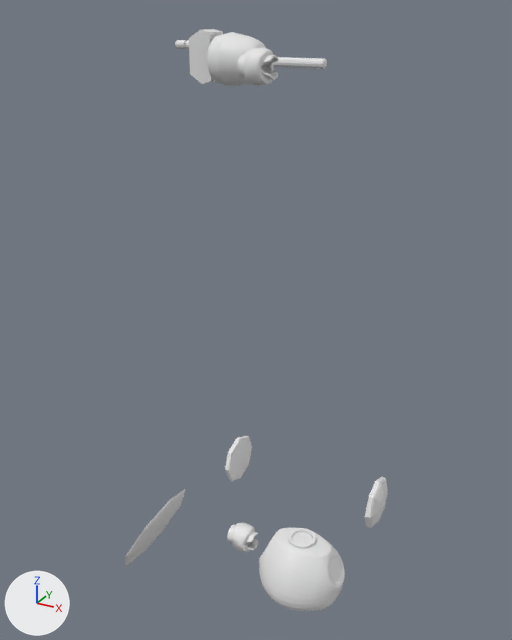
Before and after pictures for a commit that changed the Blender file rbt_arg.blend.
Camera for both pictures: a camera (50 mm lens) standing at (1.56, -3.48, 3.58) and looking at (-0.32, -0.07, 1.87). Lighting does not change. The marker at lower left points along +X, +Y and +Z.

Objects in the first picture: 'Cube', 'Sphere.001', 'Sphere.002', 'antebraco', 'arm', 'cotovelo', 'falange02', 'peitoal_v2'.
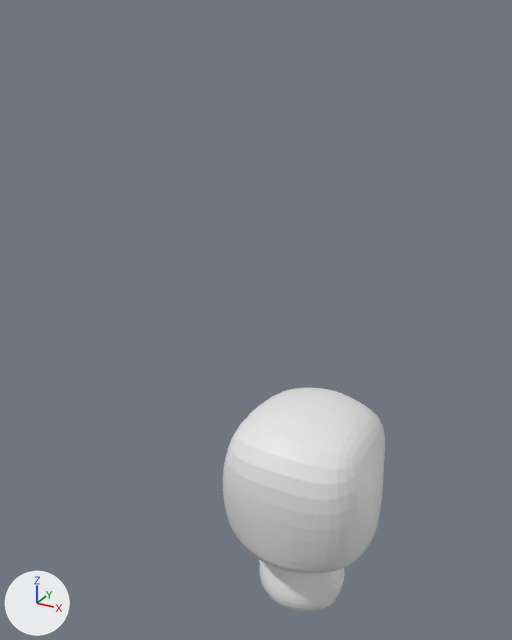
Commit message: início da cabeça

Boxes (x1, y1, x2, y2) around the edits, measured in the pictures (512 x 640 px):
```json
{"object": "cabeca", "change": "added", "after": [223, 387, 385, 574]}
{"object": "arm", "change": "hidden", "before": [227, 48, 278, 552]}
{"object": "antebraco", "change": "hidden", "before": [207, 32, 266, 87]}
{"object": "Sphere.002", "change": "hidden", "before": [225, 436, 388, 528]}
{"object": "Sphere.001", "change": "hidden", "before": [124, 489, 185, 566]}
{"object": "Cube", "change": "hidden", "before": [189, 29, 223, 84]}
{"object": "cotovelo", "change": "hidden", "before": [274, 57, 327, 69]}
{"object": "falange02", "change": "hidden", "before": [175, 40, 186, 49]}
```

Edits to the scene script, one JSON object a line:
```json
{"op": "add", "block": "me_cube_004", "code": ["me_cube_004 = bpy.data.meshes.new('Cube.004')", "me_cube_004.from_pydata(...)  # 30 vertices, 24 faces; spans x 0.0..1.05, y -1.08..1.1, z -1.05..1.04"]}
{"op": "add", "block": "ob_sphere_002", "code": "ob_sphere_002.hide_set(True)  # its collection is switched off"}
{"op": "add", "block": "ob_cotovelo", "code": "ob_cotovelo.hide_set(True)  # its collection is switched off"}
{"op": "add", "block": "ob_antebraco", "code": "ob_antebraco.hide_set(True)  # its collection is switched off"}
{"op": "add", "block": "ob_cube", "code": "ob_cube.hide_set(True)  # its collection is switched off"}
{"op": "add", "block": "ob_falange02", "code": "ob_falange02.hide_set(True)  # its collection is switched off"}
{"op": "add", "block": "ob_arm", "code": "ob_arm.hide_set(True)  # its collection is switched off"}
{"op": "add", "block": "ob_sphere_001", "code": "ob_sphere_001.hide_set(True)  # its collection is switched off"}
{"op": "add", "block": "ob_cabeca", "code": ["ob_cabeca = bpy.data.objects.new('cabeca', me_cube_004)", "ob_cabeca.location = (0.0, 0.0, 0.825)", "ob_cabeca.scale = (0.497, 0.497, 0.497)", "_m = ob_cabeca.modifiers.new('Mirror', 'MIRROR')", "_m.use_clip = True", "_m = ob_cabeca.modifiers.new('Subdivision', 'SUBSURF')", "_m.levels = 2"]}
```
